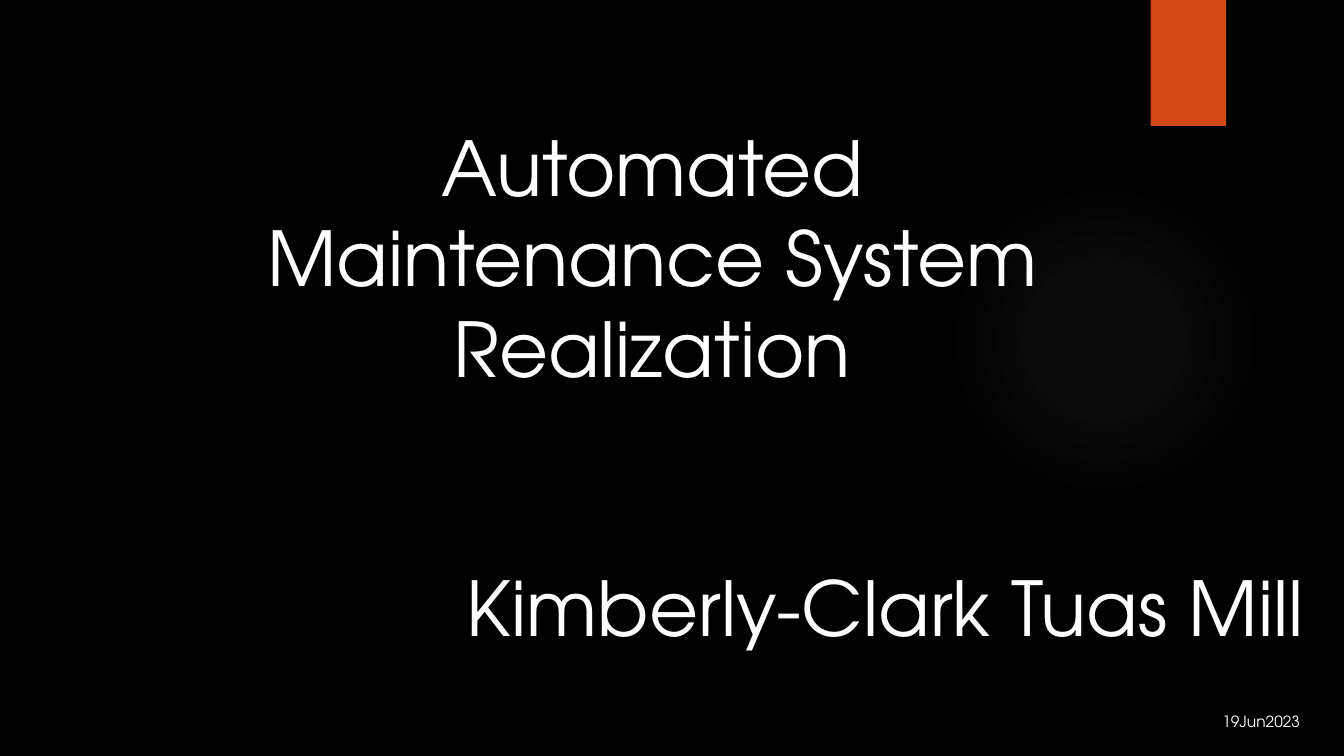
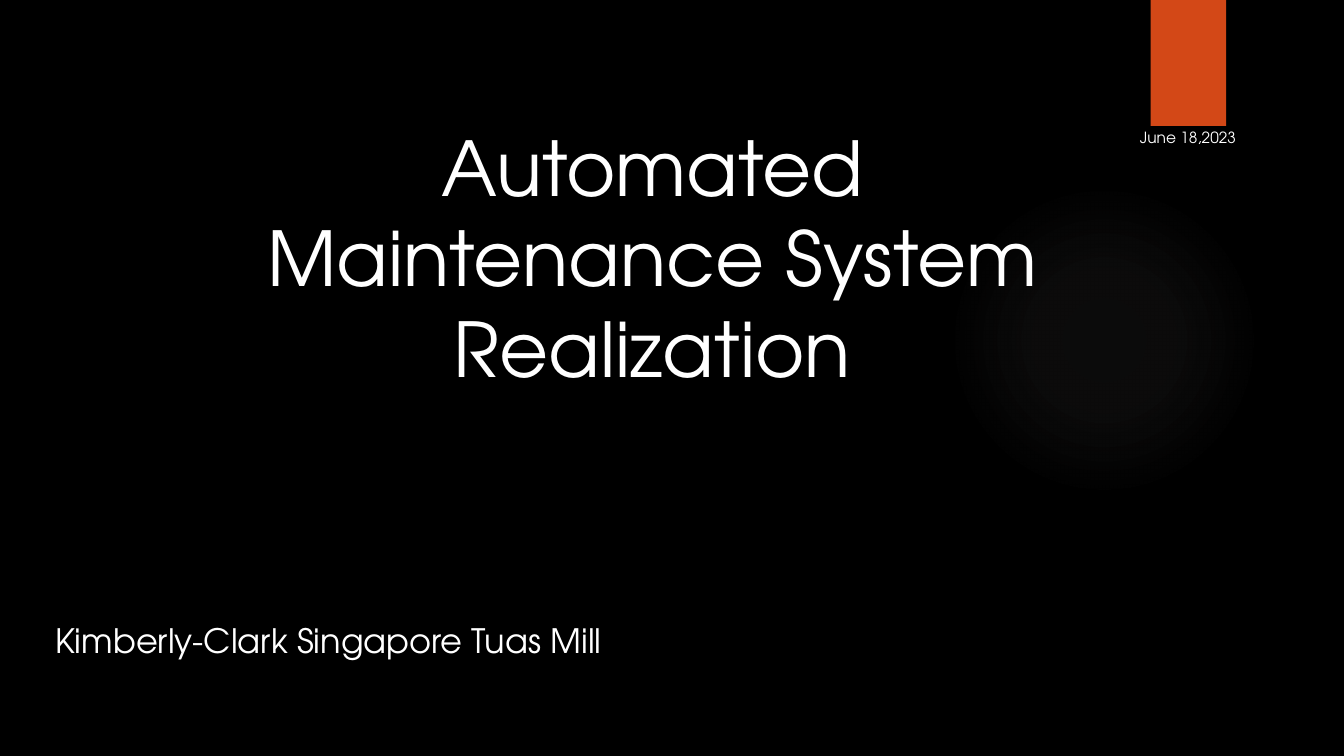
Before and after one commit to richard-DT/AutomatedPreventiveMaintenance, a slide deck: slide 1 of Automated Maintenance System.pptx. Drawn at 1344x756 pixels with LibreOffice and Linux fonts; fonts in the diff are those of the drawing; background and template pictures are left out. Boxes give left, top, right and bottom in pixels: in the first picture for what was removed or moved away, otherwise in the second. Text is boxed around its words. In the diff, an @@ line names an element or a change of style, - is before the commit and + after.

```diff
--- a/Automated Maintenance System.pptx
+++ b/Automated Maintenance System.pptx
@@ text added at box(1140, 131, 1236, 144), 11 pt, text #FFFFFF @@
+June 18,2023
@@ text at box(55, 627, 602, 661): text changed; size 54 to 24 pt @@
-Kimberly-Clark Tuas Mill
+Kimberly-Clark Singapore Tuas Mill
@@ text removed at box(1222, 715, 1299, 728) @@
-19Jun2023
```
Also in this commit, not shown: 2 other slides changed, 4 slides added, 1 slide removed.
